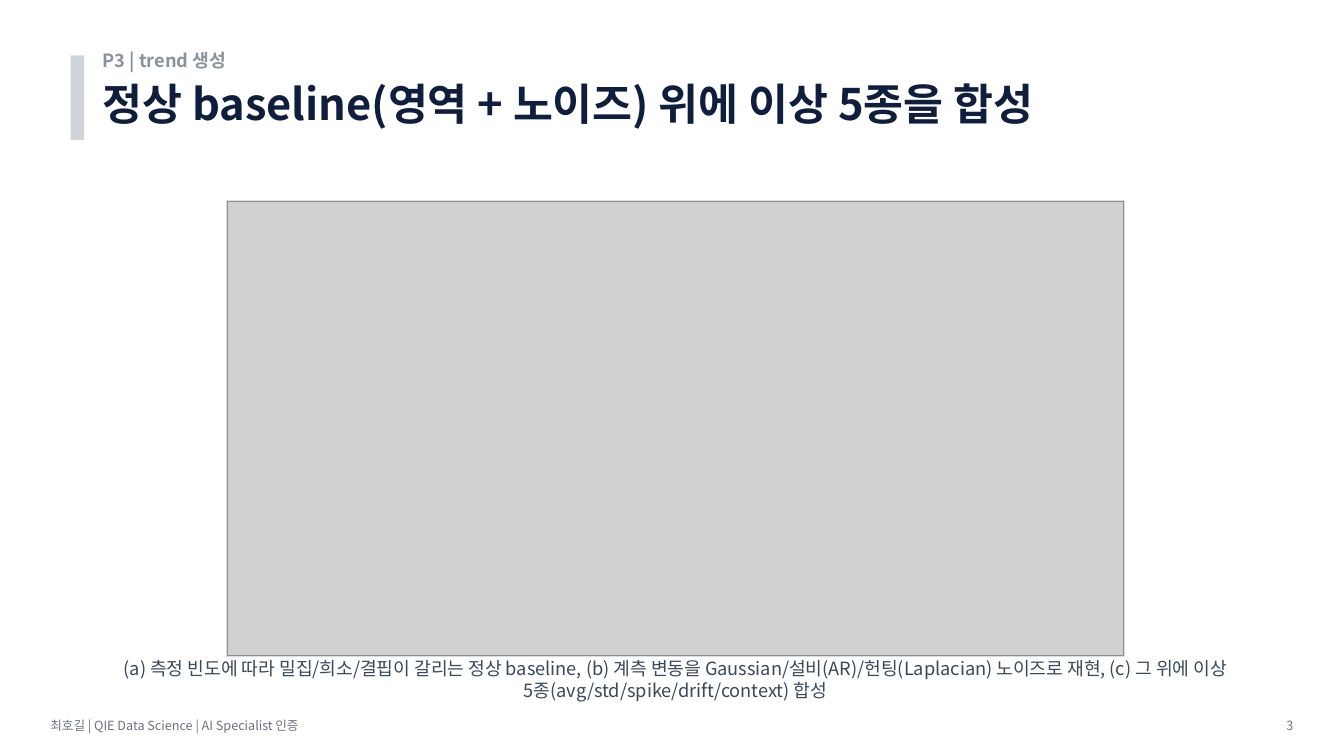
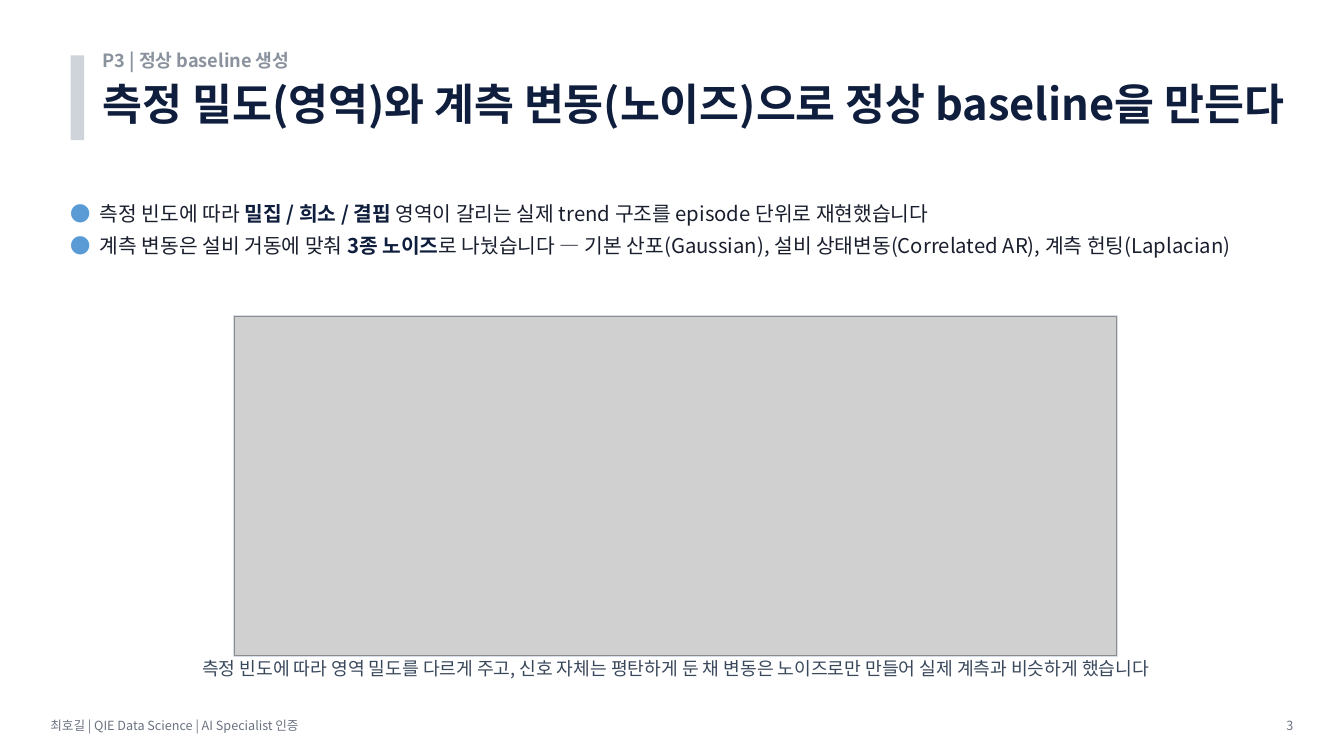
Before and after one commit to hogil/fbm_paper, a slide deck: slide 3 of recommendation/presentation/발표_P3_데이터생성_최호길.pptx. Drawn at 1344x756 pixels with LibreOffice and Linux fonts; fonts in the diff are those of the drawing; grey boxes stand for pictures. Boxes give left, top, right and bottom in pixels: in the first picture for what was removed or moved away, otherwise in the second. Text is boxed around its words. In the diff, an @@ line names an element or a change of style, - is before the commit and + after.

```diff
--- a/recommendation/presentation/발표_P3_데이터생성_최호길.pptx
+++ b/recommendation/presentation/발표_P3_데이터생성_최호길.pptx
@@ text at [103, 52, 289, 69]: text changed @@
-P3 | trend 생성
+P3 | 정상 baseline 생성
@@ text at [103, 83, 1284, 129]: text changed @@
-정상 baseline(영역 + 노이즈) 위에 이상 5종을 합성
+측정 밀도(영역)와 계측 변동(노이즈)으로 정상 baseline을 만든다
@@ text added at [100, 204, 1230, 258], 14.5 pt, text #1A1F2E @@
+● 측정 빈도에 따라 밀집 / 희소 / 결핍 영역이 갈리는 실제 trend 구조를 episode 단위로 재현했습니다
+● 계측 변동은 설비 거동에 맞춰 3종 노이즈로 나눴습니다 — 기본 산포(Gaussian), 설비 상태변동(Correlated AR), 계측 헌팅(Laplacian)
@@ rectangle: place and size @@
-rectangle at [227, 201, 1124, 656]
+rectangle at [234, 316, 1118, 656]
@@ picture: place and size @@
-picture at [228, 202, 1123, 655]
+picture at [235, 317, 1117, 655]
@@ text at [202, 660, 1149, 679]: text changed @@
-(a) 측정 빈도에 따라 밀집/희소/결핍이 갈리는 정상 baseline, (b) 계측 변동을 Gaussian/설비(AR)/헌팅(Laplacian) 노이즈로 재현, (c) 그 위에 이상 5종(avg/std/spike/drift/context) 합성
+측정 빈도에 따라 영역 밀도를 다르게 주고, 신호 자체는 평탄하게 둔 채 변동은 노이즈로만 만들어 실제 계측과 비슷하게 했습니다
```
Also in this commit, not shown: 3 other slides changed, 2 slides added, 1 slide removed, 7 other files.
